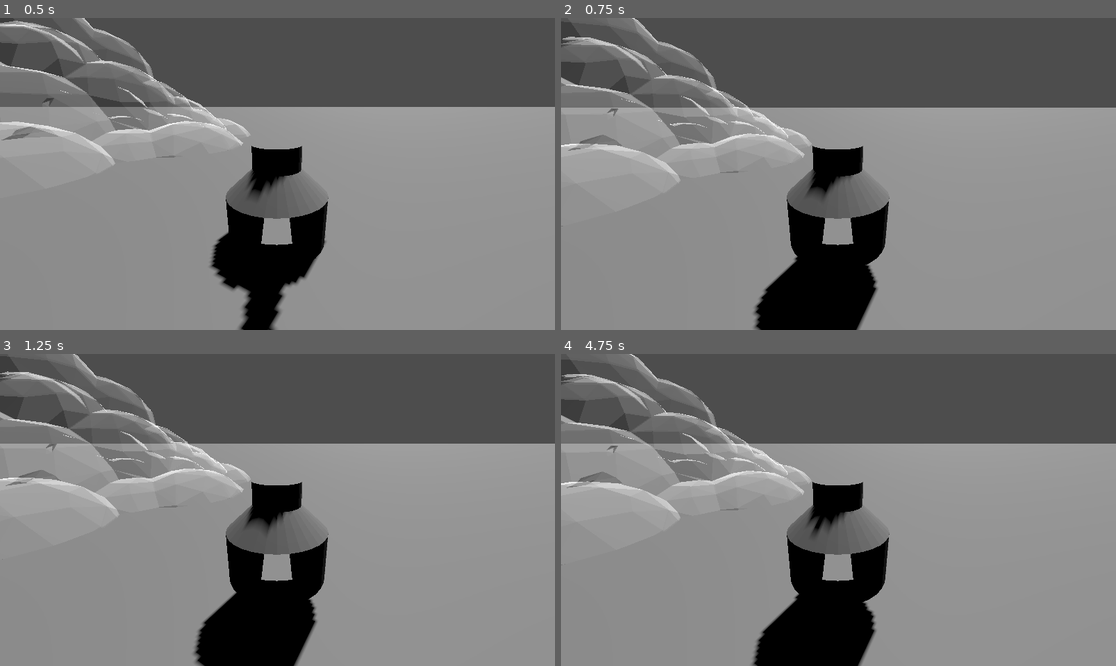
Above: before the commit, frames 1-4 (two rows, left to right).
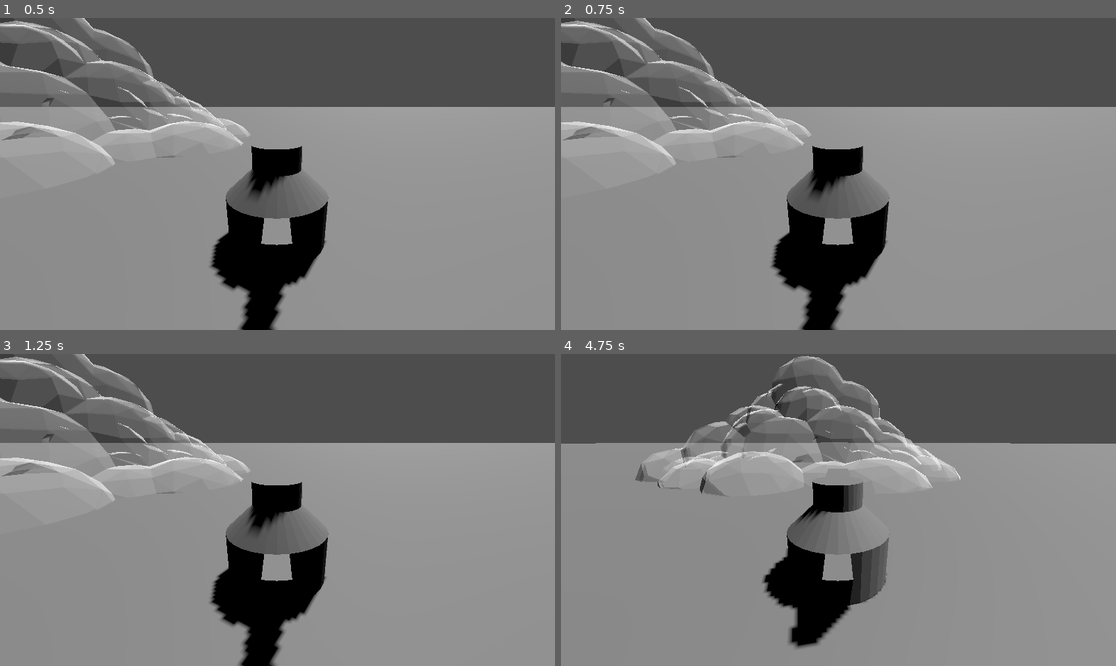
Above: after the commit, the same moments.

Repository: venajustin/globalGameJam25
Game: Godot game, scene res://scenes/world.tscn
The game is run twice, just before and just after one commit, with the same random seed, the same clock (stepped at 60 frames per second) and the same inputs. The project has no main scene, so this scene is started directly.
Inputs:
- Up to frame 1 (0.5 s): no input
- Up to frame 2 (0.75 s): tap Enter (ui_accept) at 0.5, 0.6 s; hold D (turn_right) from 0.53 s (still down)
- Up to frame 3 (1.25 s): keep holding D (turn_right); tap Enter (ui_accept) at 0.77, 1.07 s
- Up to frame 4 (4.75 s): release D (turn_right) at 1.28 s; hold S (move_back) 1.28-2.03 s; tap Enter (ui_accept) at 1.35, 1.52, 1.82, 2.1, 2.85, 3.02, 3.32, 3.6, 3.77, 4.07, 4.35, 4.52 s; hold D (turn_right) 2.03-2.78 s; hold W (move_forward) 2.78-3.53 s; hold A (turn_left) from 3.53 s (still down)

Frame 1 is identical in both runs. In frame 2, 9.8% of the frame differs, in the area x 0-100%, y 0-100%; in frame 3, 9.5%; in frame 4, 16%, in the area x 0-81%, y 0-100%.

Commit message:
duck movement better

Diff:
--- a/project.godot
+++ b/project.godot
@@ -23,40 +23,53 @@
 move_forward={
 "deadzone": 0.5,
 "events": [Object(InputEventKey,"resource_local_to_scene":false,"resource_name":"","device":-1,"window_id":0,"alt_press …(192 unchanged characters)…
+, Object(InputEventJoypadMotion,"resource_local_to_scene":false,"resource_name":"","device":-1,"axis":1,"axis_value":-1.0,"script":null)
 ]
 }
 move_back={
 "deadzone": 0.5,
 "events": [Object(InputEventKey,"resource_local_to_scene":false,"resource_name":"","device":-1,"window_id":0,"alt_press …(192 unchanged characters)…
+, Object(InputEventJoypadMotion,"resource_local_to_scene":false,"resource_name":"","device":-1,"axis":1,"axis_value":1.0,"script":null)
 ]
 }
 turn_right={
 "deadzone": 0.5,
 "events": [Object(InputEventKey,"resource_local_to_scene":false,"resource_name":"","device":-1,"window_id":0,"alt_press …(192 unchanged characters)…
+, Object(InputEventJoypadMotion,"resource_local_to_scene":false,"resource_name":"","device":-1,"axis":0,"axis_value":1.0,"script":null)
 ]
 }
 turn_left={
 "deadzone": 0.5,
 "events": [Object(InputEventKey,"resource_local_to_scene":false,"resource_name":"","device":-1,"window_id":0,"alt_press …(191 unchanged characters)…
+, Object(InputEventJoypadMotion,"resource_local_to_scene":false,"resource_name":"","device":-1,"axis":0,"axis_value":-1.0,"script":null)
 ]
 }
 rotate_forward={
 "deadzone": 0.5,
 "events": [Object(InputEventKey,"resource_local_to_scene":false,"resource_name":"","device":-1,"window_id":0,"alt_press …(195 unchanged characters)…
+, Object(InputEventJoypadMotion,"resource_local_to_scene":false,"resource_name":"","device":-1,"axis":3,"axis_value":-1.0,"script":null)
 ]
 }
 rotate_back={
 "deadzone": 0.5,
 "events": [Object(InputEventKey,"resource_local_to_scene":false,"resource_name":"","device":-1,"window_id":0,"alt_press …(195 unchanged characters)…
+, Object(InputEventJoypadMotion,"resource_local_to_scene":false,"resource_name":"","device":-1,"axis":3,"axis_value":1.0,"script":null)
 ]
 }
 rotate_left={
 "deadzone": 0.5,
 "events": [null, Object(InputEventKey,"resource_local_to_scene":false,"resource_name":"","device":-1,"window_id":0,"alt …(201 unchanged characters)…
+, Object(InputEventJoypadMotion,"resource_local_to_scene":false,"resource_name":"","device":-1,"axis":2,"axis_value":-1.0,"script":null)
 ]
 }
 rotate_right={
 "deadzone": 0.5,
 "events": [Object(InputEventKey,"resource_local_to_scene":false,"resource_name":"","device":-1,"window_id":0,"alt_press …(195 unchanged characters)…
+, Object(InputEventJoypadMotion,"resource_local_to_scene":false,"resource_name":"","device":-1,"axis":2,"axis_value":1.0,"script":null)
 ]
 }
+jump={
+"deadzone": 0.5,
+"events": [Object(InputEventJoypadButton,"resource_local_to_scene":false,"resource_name":"","device":-1,"button_index":0,"pressure":0.0,"pressed":true,"script":null)
+]
+}
--- /dev/null
+++ b/scenes/world2.tscn
@@ -0,0 +1,22 @@
+[gd_scene load_steps=4 format=3 uid="uid://ckjrqyaybekxh"]
+
+[ext_resource type="PackedScene" uid="uid://cbsmmf3l48uut" path="res://scenes/water.tscn" id="1_erqmf"]
+[ext_resource type="PackedScene" uid="uid://2g4r8qbfug68" path="res://scenes/ducky.tscn" id="2_rwo4e"]
+[ext_resource type="PackedScene" uid="uid://bp57pugr1w5a5" path="res://assets/models/Soap1.tscn" id="3_u5hso"]
+
+[node name="World" type="Node"]
+
+[node name="DirectionalLight3D" type="DirectionalLight3D" parent="."]
+transform = Transform3D(-0.866025, -0.433013, 0.25, 0, 0.5, 0.866025, -0.5, 0.75, -0.433013, 0, 0, 0)
+shadow_enabled = true
+
+[node name="Water" parent="." instance=ExtResource("1_erqmf")]
+
+[node name="Ducky" parent="." instance=ExtResource("2_rwo4e")]
+transform = Transform3D(1, 0, 0, 0, 1, 0, 0, 0, 1, 0, 0.577929, 0)
+
+[node name="Camera3D" type="Camera3D" parent="Ducky"]
+transform = Transform3D(1, 0, 0, 0, 0.948035, 0.318165, 0, -0.318165, 0.948035, 0.00858021, 2.44315, 3.45707)
+
+[node name="Soap4" parent="." instance=ExtResource("3_u5hso")]
+transform = Transform3D(5.74633, 0, 0, 0, 5.74633, 0, 0, 0, 5.74633, -15.2113, 0, -13.3036)
--- a/scripts/ducky.gd
+++ b/scripts/ducky.gd
@@ -1,19 +1,22 @@
 extends CharacterBody3D
 
 
-const SPEED = 5.0 # max speed the engine can get us to
+const SPEED = 10.0 # max speed the engine can get us to
 const JUMP_VELOCITY = 4.5
 const WATER_DRAG = 1.0
 const PLAYER_ACC = 3.0
 const MAX_SPEED = 1000 # max speed with boosts
-const TURN_SPEED = 1.5
+const TURN_SPEED = 1
 
 const LOG10 = log(10)
 
 var look_dir: Vector3 = Vector3(1, 1, 1);
+var turn_dir:float = 0;
 
 func _physics_process(delta: float) -> void:
 
+	var turn_desired:float = 0
+	var curr_speed :=  Vector2(velocity.x, velocity.z).length()
 
 
 		# Add the gravity.
@@ -35,56 +38,50 @@
 
 
 	else:
+
+		rotate_x(0)
+
+
 		# Handle jump.
-		if Input.is_action_just_pressed("ui_accept") and is_on_floor():
+		if Input.is_action_just_pressed("jump") and is_on_floor():
 			velocity.y = JUMP_VELOCITY
 
-		var turn_dir := Input.get_axis("turn_right", "turn_left")
-		var curr_speed :=  Vector2(velocity.x, velocity.z).length()
-		var turn_power := 0.0
-		if curr_speed > .56234 or curr_speed < -.56234:
-			turn_power = 1 - log(abs(curr_speed))/LOG10
-		else:
-			turn_power = 1.5 + log(abs(curr_speed))/LOG10
-		if turn_power < 0:
-			turn_power = 0
-		print("curr speed", curr_speed)
-		print("turn power", turn_power)
-		print("turn dir", turn_dir)
-		print()
-
+		turn_desired = Input.get_axis("turn_right", "turn_left")
 
 		if curr_speed > 0:
-			rotate_object_local(Vector3(0, 1, 0), delta * turn_dir * turn_power * TURN_SPEED)
-			velocity = velocity.rotated(Vector3(0, 1, 0),  delta * turn_dir * turn_power * TURN_SPEED)
+			turn_dir = move_toward(turn_dir, turn_desired, delta)
 
 
 		var drive_dir := Input.get_axis("move_forward", "move_back")
+		var local_z := (transform.basis * velocity).z
+		var movement_power = 0
+		if Input.is_action_pressed("move_forward"):
+			local_z = 1
+		if local_z > 0:
+			movement_power = 1
+		if local_z > 1:
+			movement_power = 0.3 * log(local_z)/LOG10
+
 		if curr_speed < SPEED:
-			velocity.z = move_toward(velocity.z, MAX_SPEED, cos(rotation.y) * drive_dir * PLAYER_ACC * delta)
-			velocity.x = move_toward(velocity.x, MAX_SPEED, sin(rotation.y) * drive_dir * PLAYER_ACC * delta)
+			velocity.z = move_toward(velocity.z, MAX_SPEED, cos(rotation.y) * drive_dir * PLAYER_ACC * delta * movement_power)
+			velocity.x = move_toward(velocity.x, MAX_SPEED, sin(rotation.y) * drive_dir * PLAYER_ACC * delta * movement_power)
 
 
 		velocity.x = move_toward(velocity.x, 0, WATER_DRAG * delta)
 		velocity.z = move_toward(velocity.z, 0, WATER_DRAG * delta)
 
-		## Get the input direction and handle the movement/deceleration.
-		## As good practice, you should replace UI actions with custom gameplay actions.
-		#var input_dir := Input.get_vector("turn_left", "turn_right", "move_forward", "move_back")
-		#var direction := (transform.basis * Vector3(input_dir.x, 0, input_dir.y)).normalized()
-		#if direction:
-			#velocity.x = direction.x * SPEED
-			#velocity.z = direction.z * SPEED
-		#else:
-			#velocity.x = move_toward(velocity.x, 0, SPEED)
-			#velocity.z = move_toward(velocity.z, 0, SPEED)
-			#
 
-		## on floor, move like a boat
-		#var input_dir := Input.get_vector("ui_left", "ui_right", "ui_up", "ui_down")
-		#var direction := (transform.basis * Vector3(input_dir.x, 0, input_dir.y)).normalized()
-		#if direction:
-			#
+	var turn_power := 0.0
+	if curr_speed > 1 or curr_speed < -1:
+		turn_power = 1 - .4 * log(abs(curr_speed))/LOG10
+	else:
+		turn_power = 1.5 + log(abs(curr_speed))/LOG10
+	if turn_power < 0:
+		turn_power = 0
+
+
+	rotate_object_local(Vector3(0, 1, 0), delta * turn_dir * turn_power * TURN_SPEED)
+	velocity = velocity.rotated(Vector3(0, 1, 0),  delta * turn_dir * turn_power * TURN_SPEED)
 
 
 
Not shown, added: scenes/wor35F0.tmp
Not shown, added: scenes/wor3840.tmp
Not shown, added: scenes/wor4E01.tmp
Not shown, added: scenes/wor71E0.tmp
Not shown, added: scenes/wor81CF.tmp
Not shown, added: scenes/wor8265.tmp
Not shown, added: scenes/wor8BFC.tmp
Not shown, added: scenes/wor8F12.tmp
Not shown, added: scenes/worA809.tmp
Not shown, added: scenes/worBE88.tmp
Not shown, added: scenes/worC82.tmp
